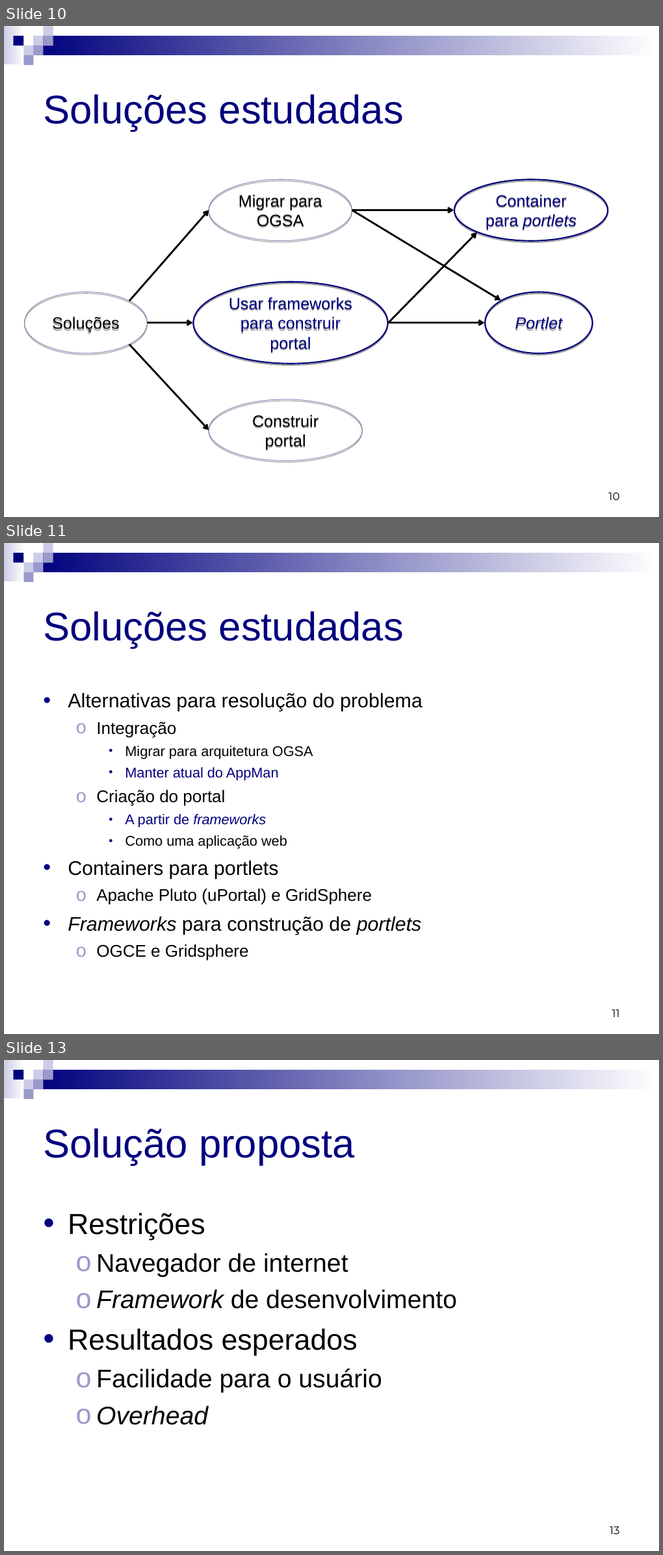
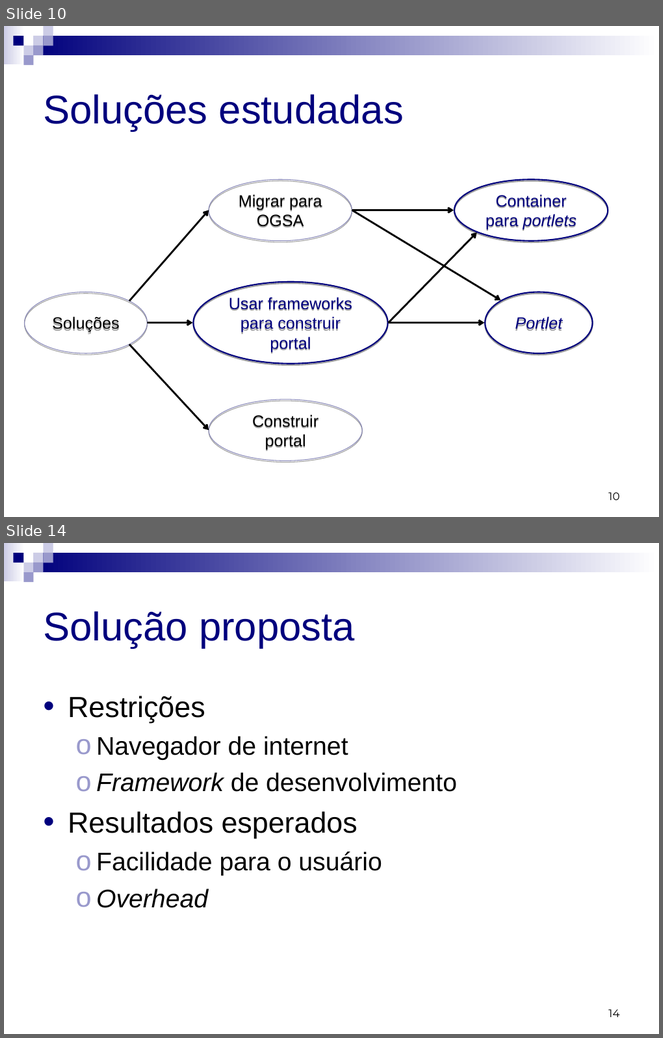
Before and after one commit to micheldavid/tcc-michel, a slide deck: Apresentação/Michel David da Costa - Apresentação.ppt. Shown one above the other, each under a label of ours: slides 10, 11 and 13 before the commit, slides 10 and 14 after it; the slides between them are not shown. The pictures are 663x1555 and 663x1038 pixels, drawn with LibreOffice and Linux fonts; fonts in the diff are those of the drawing. Boxes give left, top, right and bottom in pixels: in the first picture for what was removed or moved away, otherwise in the second. Text is boxed around its words. In the diff, an @@ line names an element or a change of style, - is before the commit and + after.

```diff
--- a/Apresentação/Michel David da Costa - Apresentação.ppt
+++ b/Apresentação/Michel David da Costa - Apresentação.ppt
@@ slide 11 removed at [4,543,659,1034], background #FFFFFF; not listed: 9 template elements that a slide beside it also shows @@
@@ title removed at [43,611,404,648] @@
-Soluções estudadas
@@ text removed at [68,693,423,961] @@
-• Alternativas para resolução do problema
-  ο Integração
-    • Migrar para arquitetura OGSA
-    • Manter atual do AppMan
-  ο Criação do portal
-    • A partir de frameworks
-    • Como uma aplicação web
-• Containers para portlets
-  ο Apache Pluto (uPortal) e GridSphere
-• Frameworks para construção de portlets
-  ο OGCE e Gridsphere
@@ page number removed at [612,1010,620,1017] @@
-11
@@ what was slide 13 is now slide 14 @@
@@ page number at [608,1010,620,1017]: text changed @@
-13
+14
```
Also in this commit, not shown: 7 slides changed, 2 slides added.
